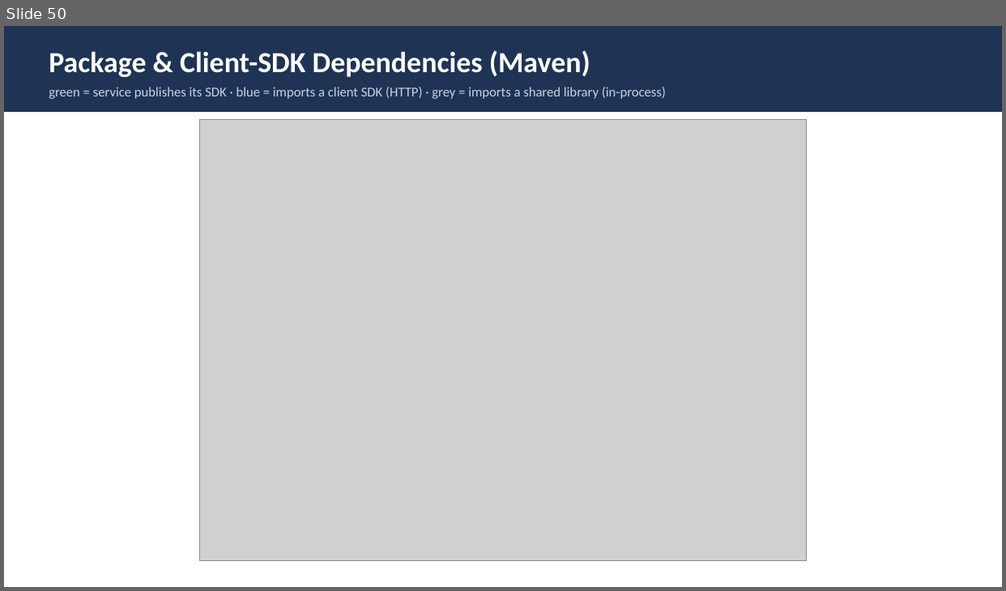
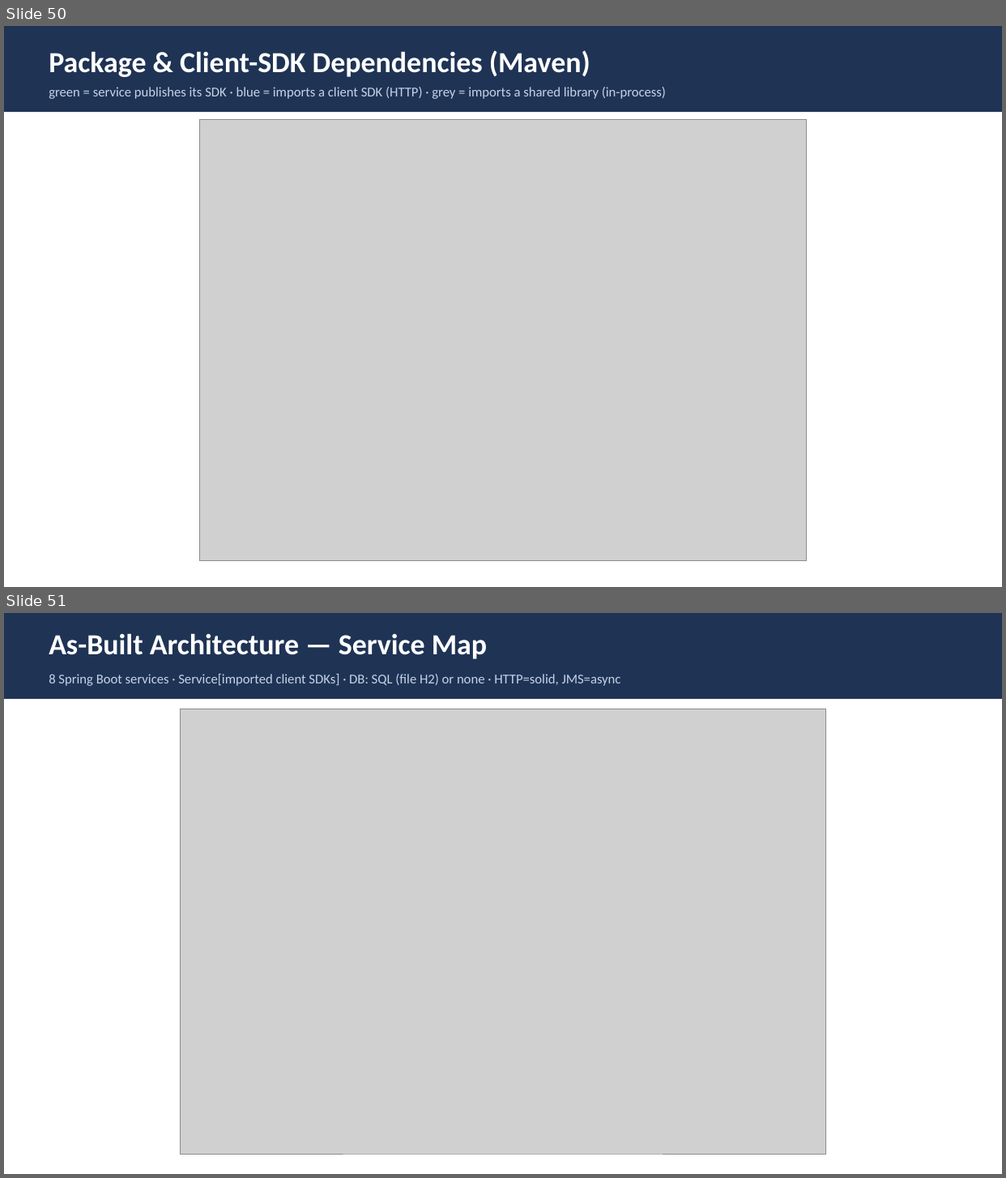
Before and after one commit to Vishak-94/pet-store, a slide deck: docs/PetStore_Architecture_LLD.pptx. Shown one above the other, each under a label of ours: slide 50 before the commit, slides 50 and 51 after it. The pictures are 1006x591 and 1006x1178 pixels, drawn with LibreOffice and Linux fonts; fonts in the diff are those of the drawing; grey boxes stand for pictures. Boxes give left, top, right and bottom in pixels: in the first picture for what was removed or moved away, otherwise in the second. Text is boxed around its words. In the diff, an @@ line names an element or a change of style, - is before the commit and + after.

```diff
--- a/docs/PetStore_Architecture_LLD.pptx
+++ b/docs/PetStore_Architecture_LLD.pptx
@@ slide 51 added at [4,613,1002,1174], background #FFFFFF @@
@@ rectangle added at [4,613,1002,699], fill #1F3355 @@
@@ text added at [49,633,487,659], 28 pt, text #FFFFFF, bold @@
+As-Built Architecture — Service Map
@@ text added at [49,674,621,686], 13 pt, text #C5D3E6 @@
+8 Spring Boot services · Service[imported client SDKs] · DB: SQL (file H2) or none · HTTP=solid, JMS=async
@@ picture added at [180,709,826,1154] @@
```
Also in this commit, not shown: 2 other slides added, 18 other files.
